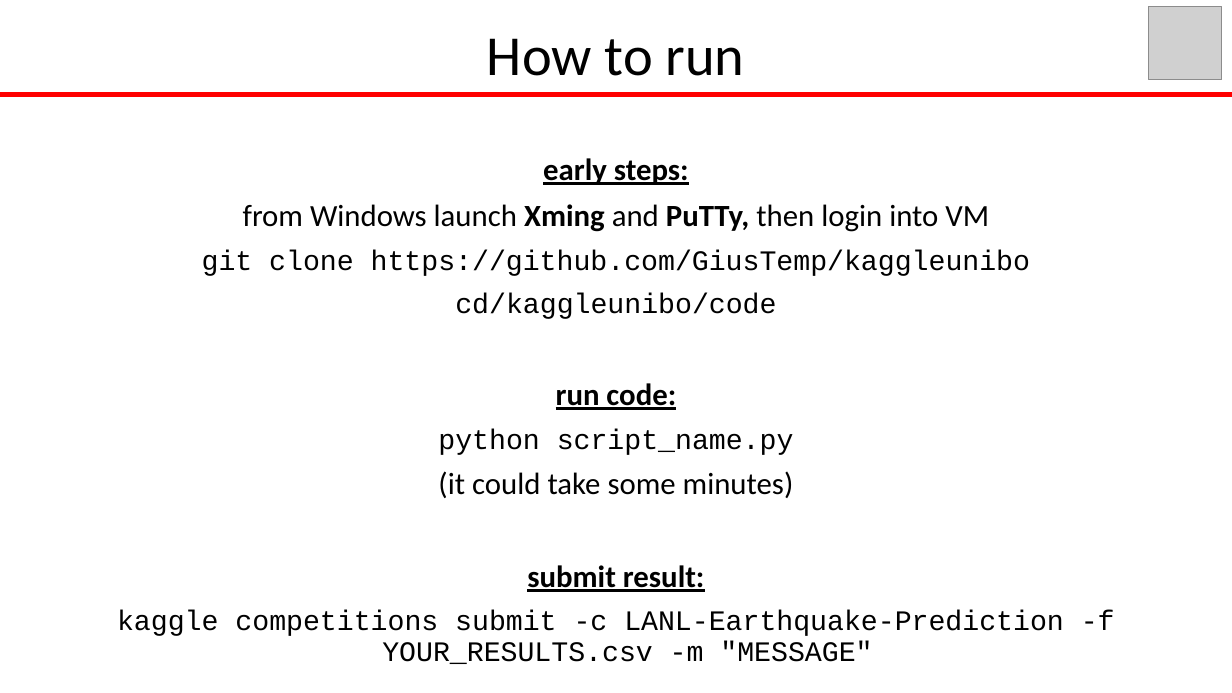
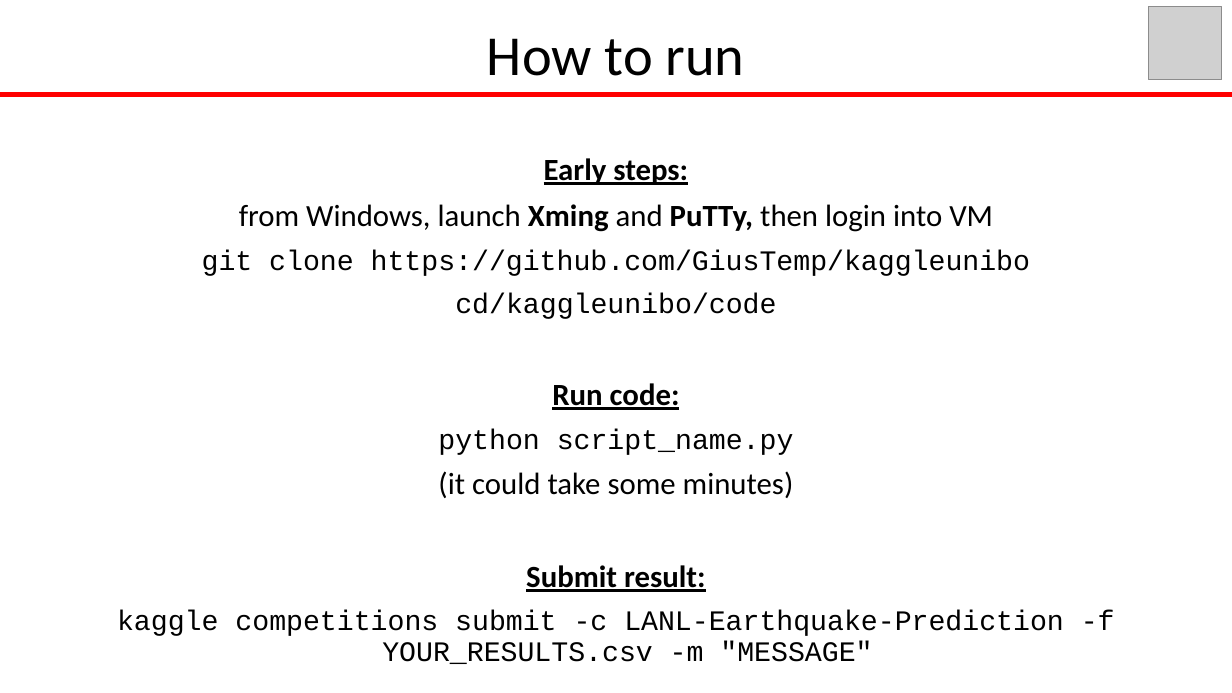
Before and after one commit to GiusTemp/kaggleunibo, a slide deck: slide 15 of slides/earthquakePrediction.pptx. Drawn at 1232x693 pixels with LibreOffice and Linux fonts; fonts in the diff are those of the drawing; grey boxes stand for pictures; background and template pictures are left out. Boxes give left, top, right and bottom in pixels: in the first picture for what was removed or moved away, otherwise in the second. Text is boxed around its words. In the diff, an @@ line names an element or a change of style, - is before the commit and + after.

```diff
--- a/slides/earthquakePrediction.pptx
+++ b/slides/earthquakePrediction.pptx
@@ text at (x1=239, y1=158, x2=993, y2=232): text changed @@
-early steps:
-from Windows launch Xming and PuTTy, then login into VM
+Early steps:
+from Windows, launch Xming and PuTTy, then login into VM
@@ text at (x1=552, y1=383, x2=680, y2=410): text changed @@
-run code:
+Run code:
@@ text at (x1=526, y1=565, x2=706, y2=592): text changed @@
-submit result:
+Submit result:
```
Also in this commit, not shown: 2 other files.
